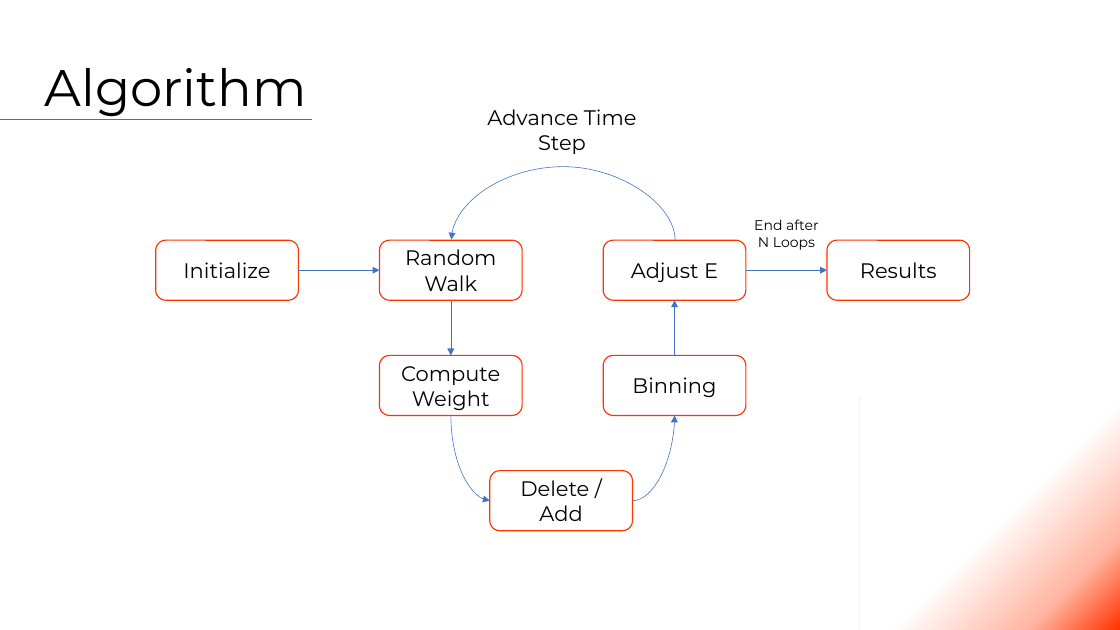
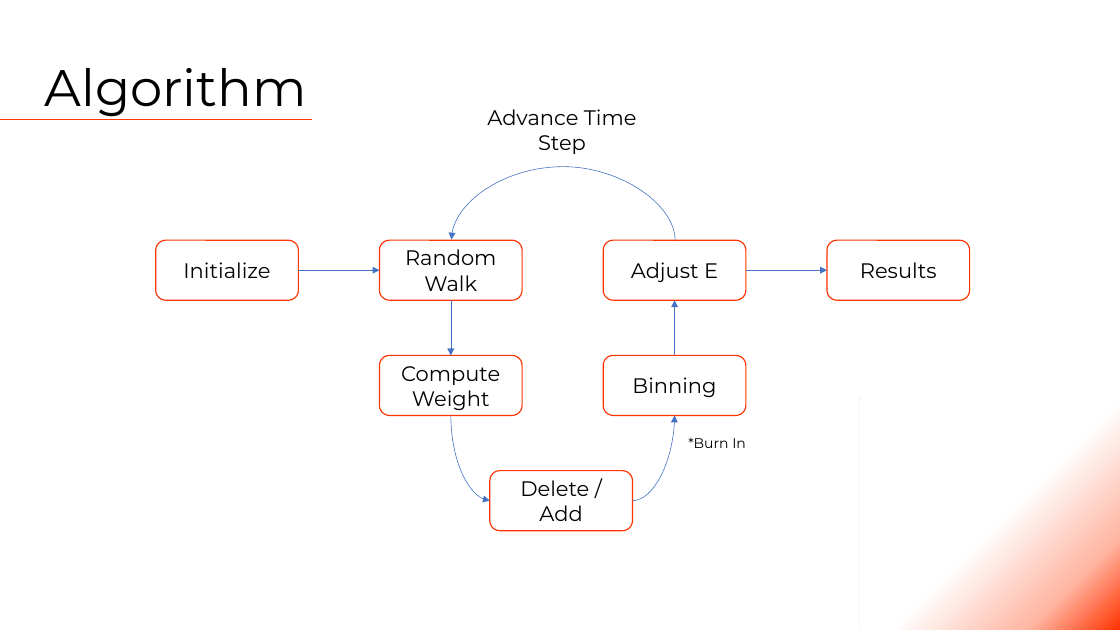
Before and after one commit to Tsintsuntsini/PHYS_581, a slide deck: slide 14 of Presentation1/Quantum Monte Carlo.pptm. Drawn at 1120x630 pixels with LibreOffice and Linux fonts; fonts in the diff are those of the drawing. Boxes give left, top, right and bottom in pixels: in the first picture for what was removed or moved away, otherwise in the second. Text is boxed around its words. In the diff, an @@ line names an element or a change of style, - is before the commit and + after.

```diff
--- a/Presentation1/Quantum Monte Carlo.pptm
+++ b/Presentation1/Quantum Monte Carlo.pptm
@@ text removed at (x1=754, y1=219, x2=818, y2=250) @@
-End after
-N Loops
@@ text added at (x1=688, y1=438, x2=746, y2=448), 12 pt, text #000000 @@
+*Burn In
```
Also in this commit, not shown: 1 other file.
